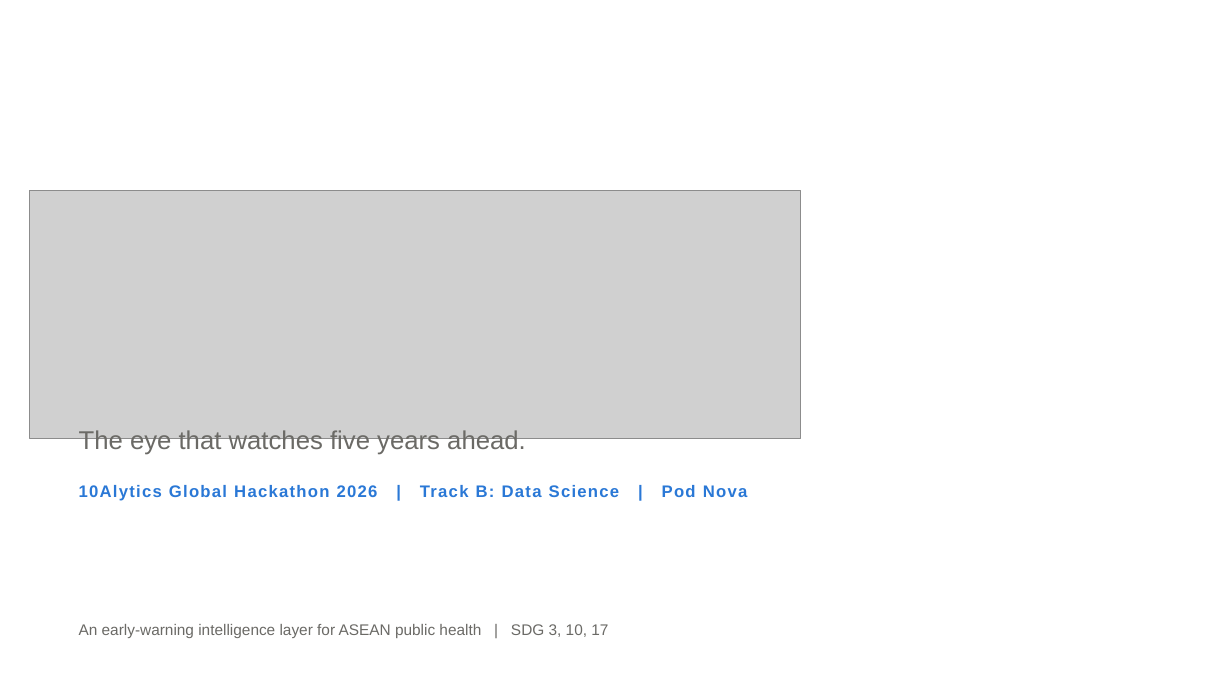
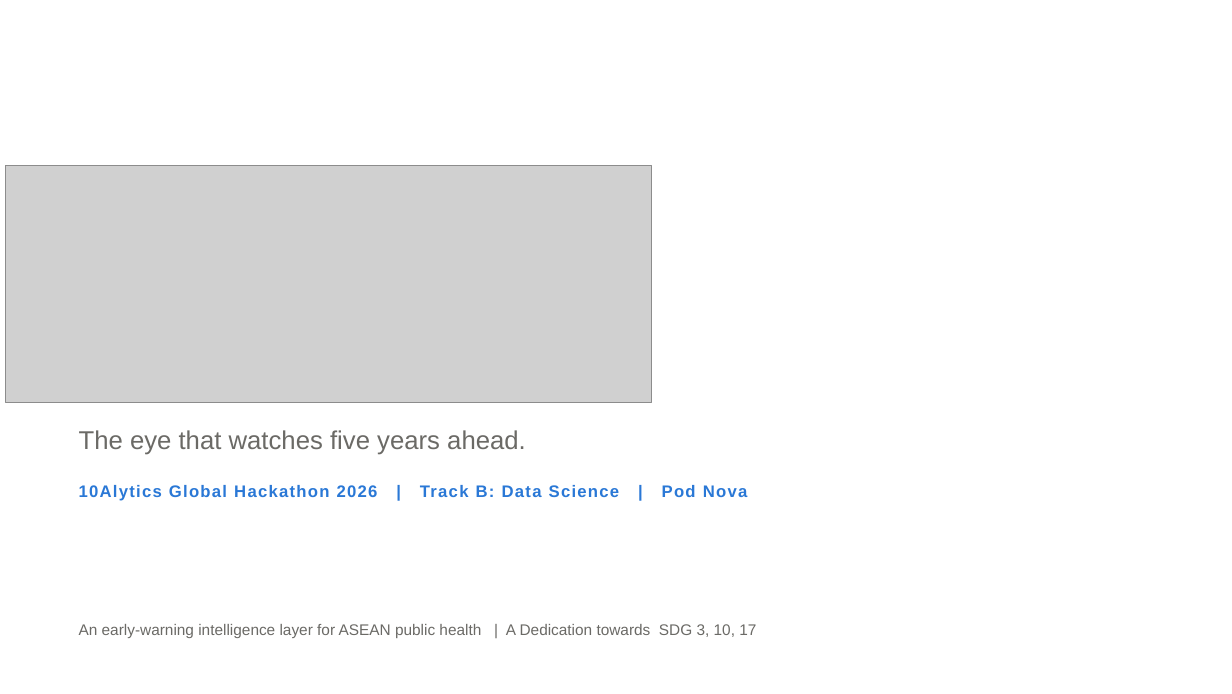
Before and after one commit to davidAg9/siaga_nova, a slide deck: slide 1 of presentation/siaga_nova_deck.pptx. Drawn at 1232x694 pixels with LibreOffice and Linux fonts; fonts in the diff are those of the drawing; grey boxes stand for pictures. Boxes give left, top, right and bottom in pixels: in the first picture for what was removed or moved away, otherwise in the second. Text is boxed around its words. In the diff, an @@ line names an element or a change of style, - is before the commit and + after.

```diff
--- a/presentation/siaga_nova_deck.pptx
+++ b/presentation/siaga_nova_deck.pptx
@@ picture: place and size @@
-picture at box(30, 191, 801, 438)
+picture at box(6, 166, 651, 403)
@@ text at box(79, 624, 756, 638): text changed @@
-An early-warning intelligence layer for ASEAN public health | SDG 3, 10, 17
+An early-warning intelligence layer for ASEAN public health | A Dedication towards SDG 3, 10, 17
```
Also in this commit, not shown: 5 other slides changed, 2 other files.
